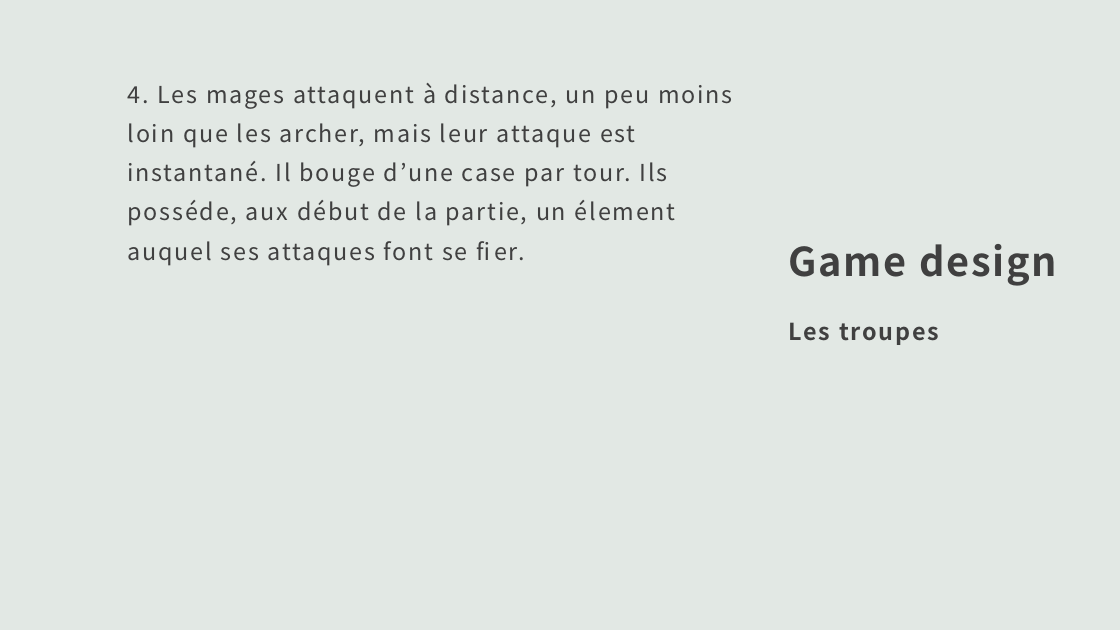
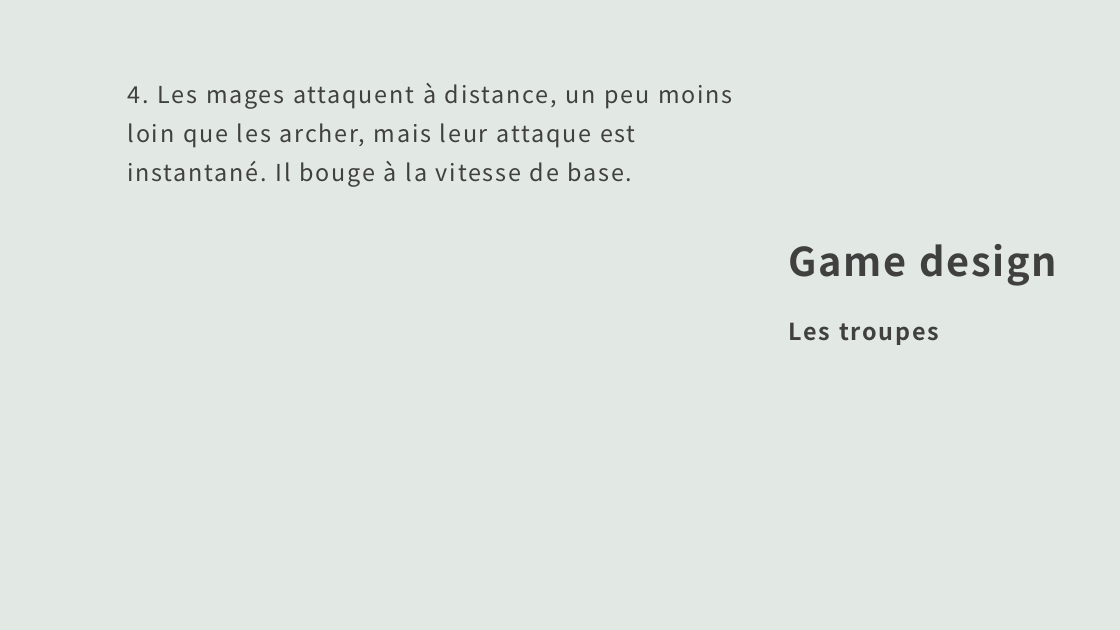
Before and after one commit to VincentMoreauBenoit/H23_204_CODE_WARS, a slide deck: slide 13 of Ébauche du projet/Projet Sim CODE WARS.pptx. Drawn at 1120x630 pixels with LibreOffice and Linux fonts; fonts in the diff are those of the drawing. Boxes give left, top, right and bottom in pixels: in the first picture for what was removed or moved away, otherwise in the second. Text is boxed around its words. In the diff, an @@ line names an element or a change of style, - is before the commit and + after.

Commit message:
Début BlocIf Pratiquement fini

```diff
--- a/Ébauche du projet/Projet Sim CODE WARS.pptx
+++ b/Ébauche du projet/Projet Sim CODE WARS.pptx
@@ text at [128,83,732,187]: text changed @@
-4. Les mages attaquent à distance, un peu moins loin que les archer, mais leur attaque est instantané. Il bouge d’une case par tour. Ils posséde, aux début de la partie, un élement auquel ses attaques font se fier.
+4. Les mages attaquent à distance, un peu moins loin que les archer, mais leur attaque est instantané. Il bouge à la vitesse de base.
```
Also in this commit, not shown: 7 other slides changed, 1 slide added, 1 slide removed, 14 other files.
